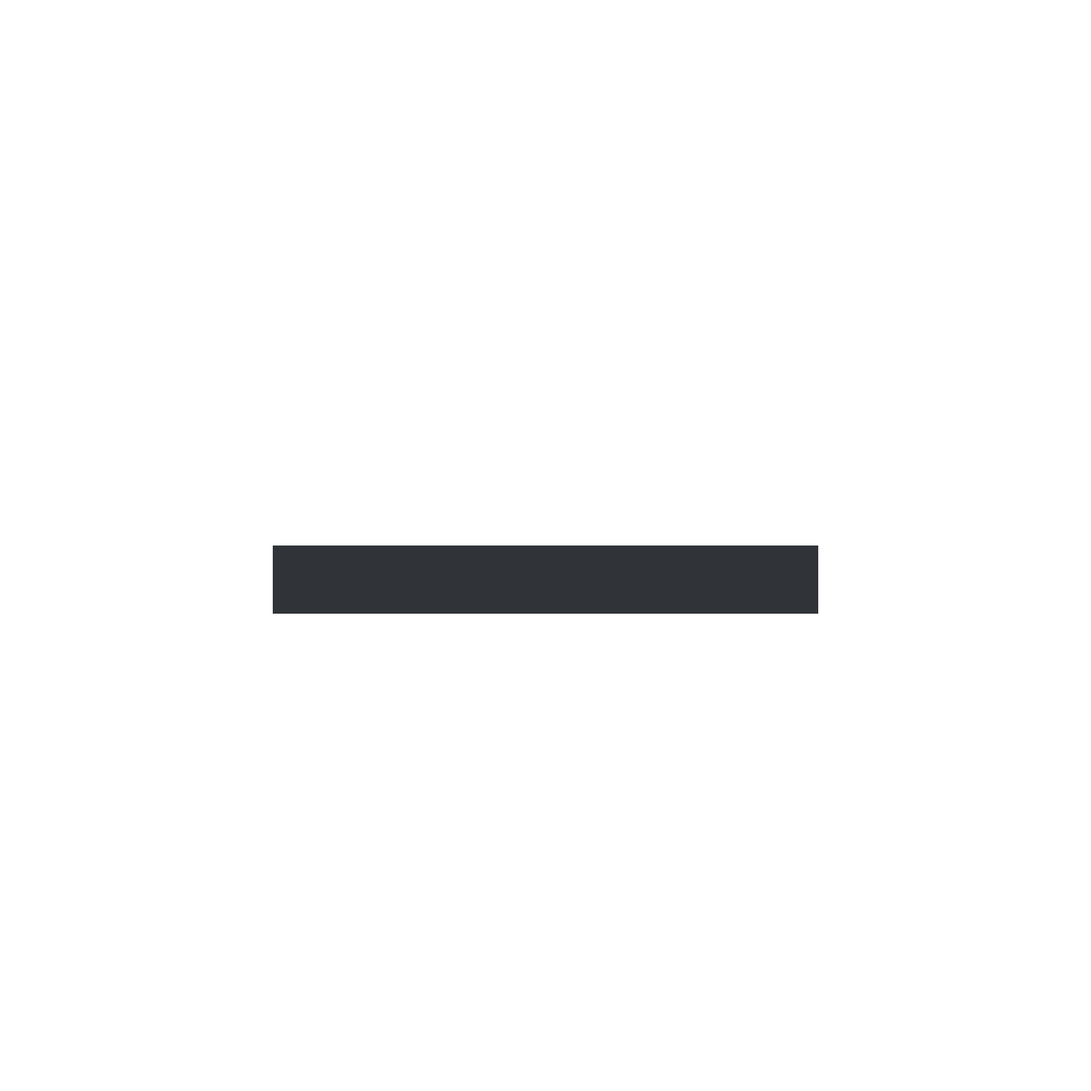
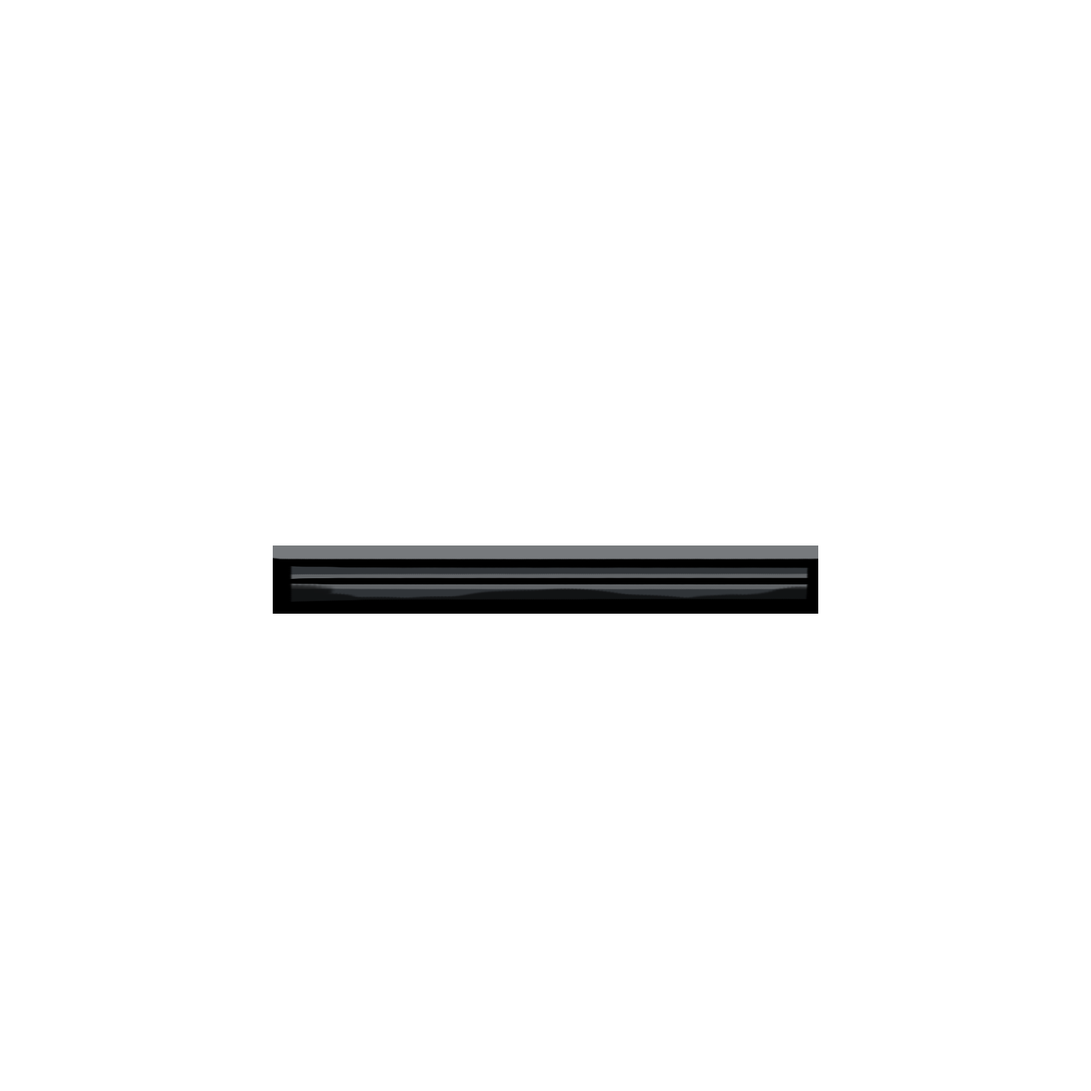
Two versions of the same layered image (1091px x 1091px). Layer-by-layer changes:
added layer "Layer 4 copy" above "Rectangle 1" over [272, 545, 819, 614]
hid "Rectangle 1" over [272, 545, 819, 614]
